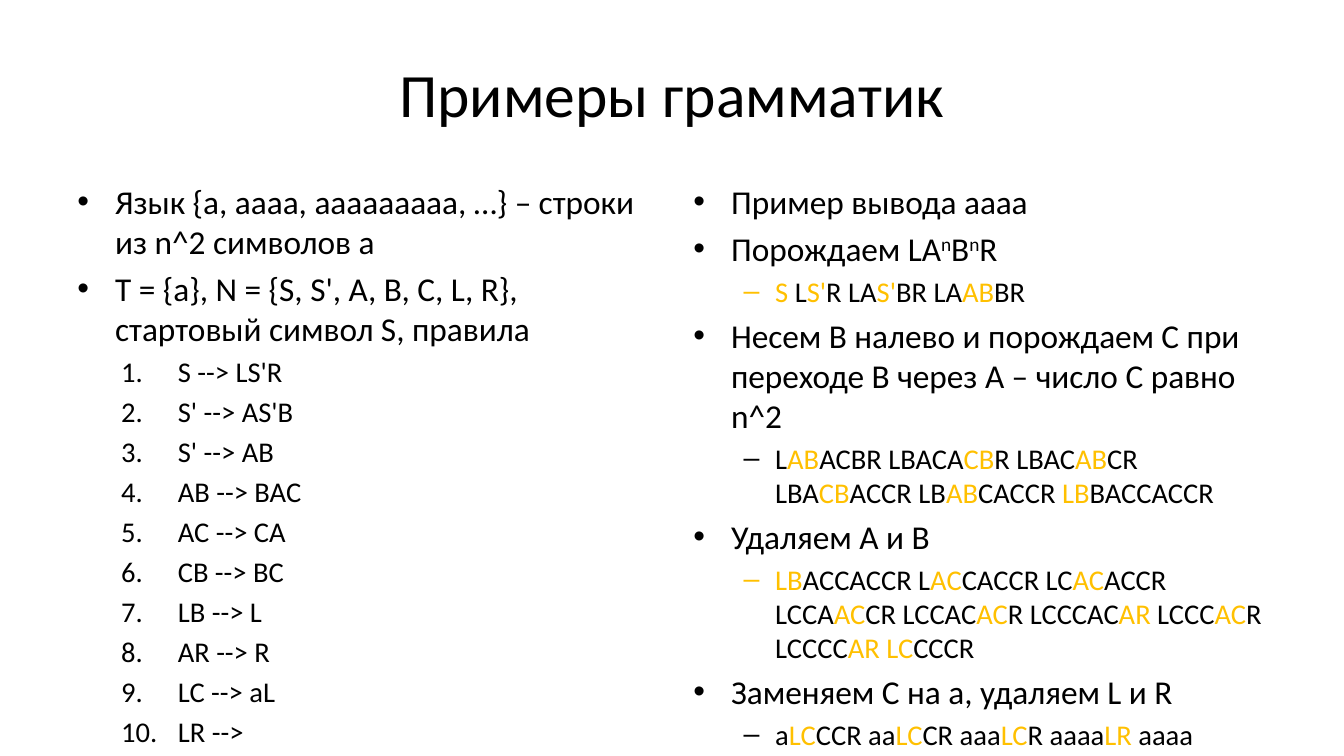
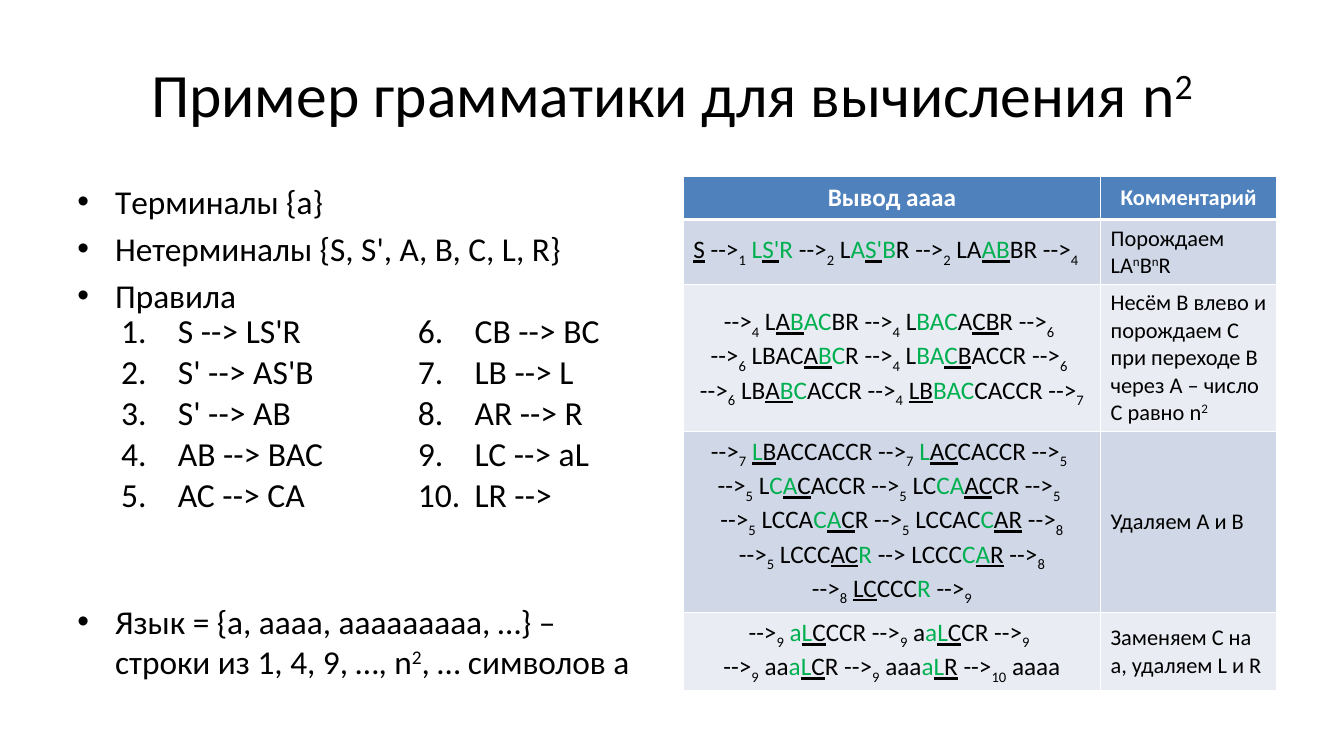
Before and after one commit to Evgueni-Petrov-aka-espetrov/Algorithms-and-Programming-in-C-pptx, a slide deck: slide 68 of 24 Элементы теории языков.pptx (slide 14 before the commit). Drawn at 1344x756 pixels with LibreOffice and Linux fonts; fonts in the diff are those of the drawing. Boxes give left, top, right and bottom in pixels: in the first picture for what was removed or moved away, otherwise in the second. Text is boxed around its words. In the diff, an @@ line names an element or a change of style, - is before the commit and + after.

Commit message:
добавил построение первого и следующего наборов и таблицы грамматики; сделал более понятный вывод в примерах

```diff
--- a/24 Элементы теории языков.pptx
+++ b/24 Элементы теории языков.pptx
@@ title at (151, 77, 1127, 127): text changed @@
-Примеры грамматик
+Пример грамматики для вычисления n2
@@ table added at (684, 176, 1276, 218), 1 rows, 2 columns @@
+ | 
@@ table added at (684, 176, 1277, 686), 5 rows, 2 columns @@
+Вывод ааaa | Комментарий
+S -->1 LS'R -->2 LAS'BR -->2 LAABBR -->4 | Порождаем LAnBnR
+-->4 LABACBR -->4 LBACACBR -->6 / -->6 LBACABCR -->4 LBACBACCR -->6 / -->6 LBABCACCR -->4 LBBACCACCR -->7 | Несём B влево и порождаем C при переходе B через A – число С равно n2
+-->7 LBACCACCR -->7 LACCACCR -->5 / -->5 LCACACCR -->5 LCCAACCR -->5 / -->5 LCCACACR -->5 LCCAСCAR -->8 / -->5 LCCCACR --> LCCCCAR -->8 / -->8 LCCCCR -->9 | Удаляем А и В
+-->9 aLCCCR -->9 aaLCCR -->9 / -->9 aaaLCR -->9 aaaaLR -->10 aaaa | Заменяем С на а, удаляем L и R
@@ text at (115, 190, 629, 680): text changed @@
-• Язык {a, aaaa, aaaaaaaaa, …} – строки из n^2 символов а
-• T = {a}, N = {S, S', A, B, C, L, R}, стартовый символ S, правила
-  1. S --> LS'R
-  2. S' --> AS'B
-  3. S' --> AB
-  4. AB --> BAC
-  5. AC --> CA
-  6. CB --> BC
-  7. LB --> L
-  8. AR --> R
-  9. LC --> aL
-  10. LR -->
+• Tерминалы {a}
+• Нетерминалы {S, S', A, B, C, L, R}
+• Правила
+• Язык = {a, aaaa, aaaaaaaaa, …} – строки из 1, 4, 9, …, n2, … символов а
@@ text removed at (731, 192, 1261, 746) @@
-• Пример вывода ааaa
-• Порождаем LAnBnR
-  – S LS'R LAS'BR LAABBR
-• Несем B налево и порождаем C при переходе B через A – число С равно n^2
-  – LABACBR LBACACBR LBACABCR LBACBACCR LBABCACCR LBBACCACCR
-• Удаляем А и В
-  – LBACCACCR LACCACCR LCACACCR LCCAACCR LCCACACR LCCCACAR LCCCACR LCCCCAR LCCCCR
-• Заменяем С на а, удаляем L и R
-  – aLCCCR aaLCCR aaaLCR aaaaLR aaaa
@@ table added at (68, 307, 660, 518), 1 rows, 2 columns @@
+S --> LS'R / S' --> AS'B / S' --> AB / AB --> BAC / AC --> CA | CB --> BC / LB --> L / AR --> R / LC --> aL / LR -->
```
Also in this commit, not shown: 24 other slides changed, 197 slides added, 2 slides removed.
